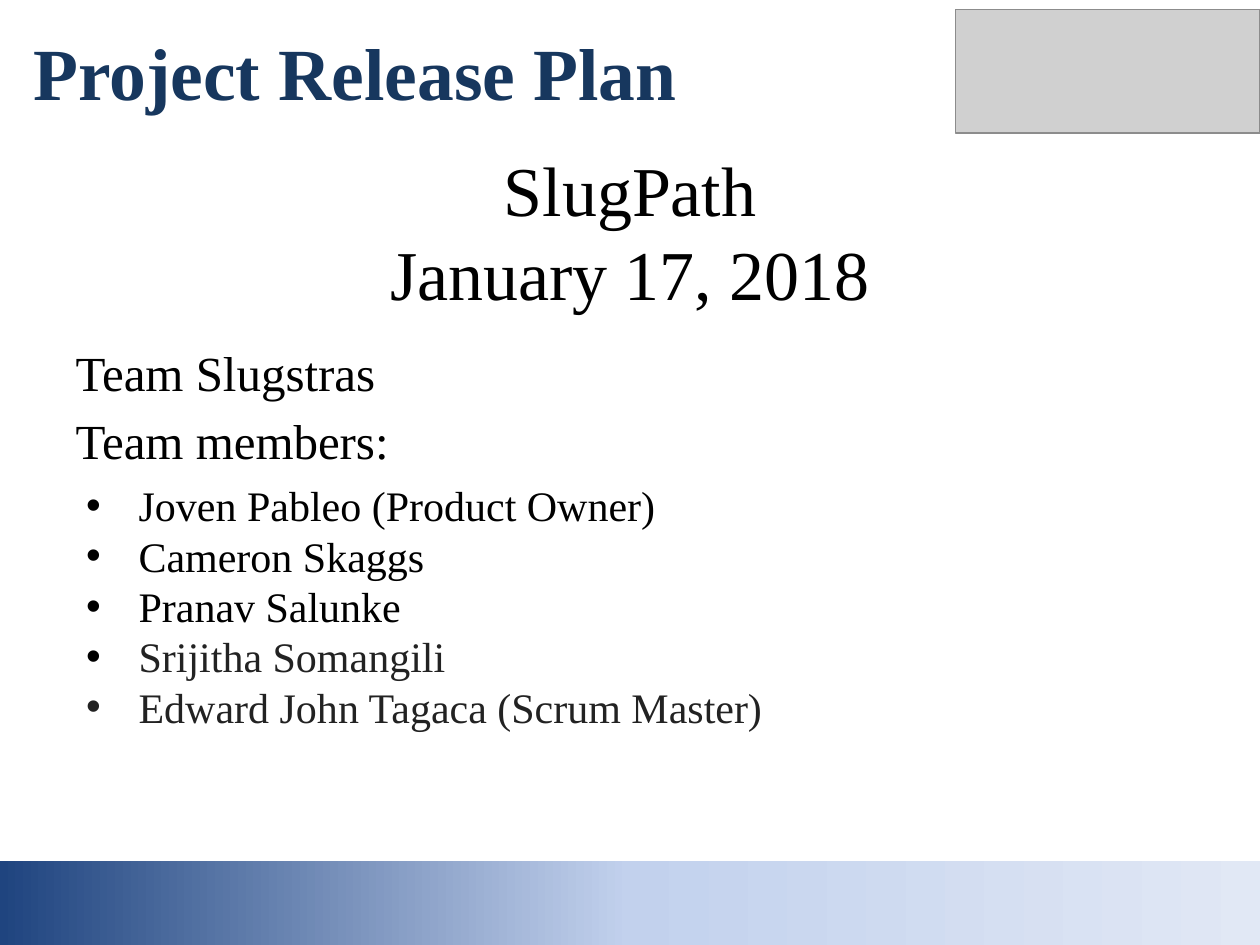
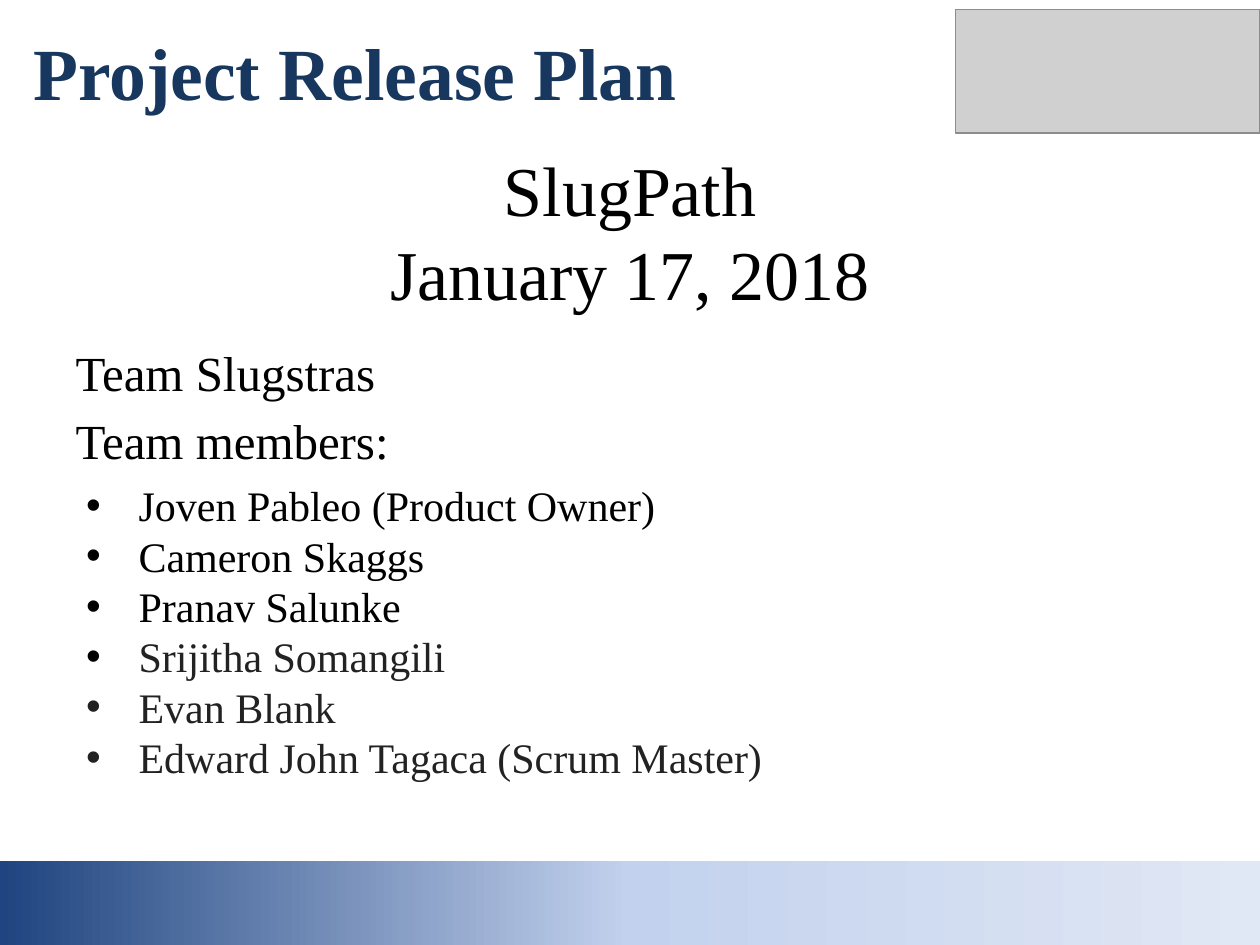
Before and after one commit to jpableo688/SlugPath, a slide deck: slide 1 of Documentation/Release Plan Presentation.pptx. Drawn at 1260x945 pixels with LibreOffice and Linux fonts; fonts in the diff are those of the drawing; grey boxes stand for pictures. Boxes give left, top, right and bottom in pixels: in the first picture for what was removed or moved away, otherwise in the second. Text is boxed around its words. In the diff, an @@ line names an element or a change of style, - is before the commit and + after.

Commit message:
update Relrease Plan Presentation.pptx

```diff
--- a/Documentation/Release Plan Presentation.pptx
+++ b/Documentation/Release Plan Presentation.pptx
@@ text at bbox=[139, 694, 335, 724]: paragraph added @@
+• Evan Blank
```
